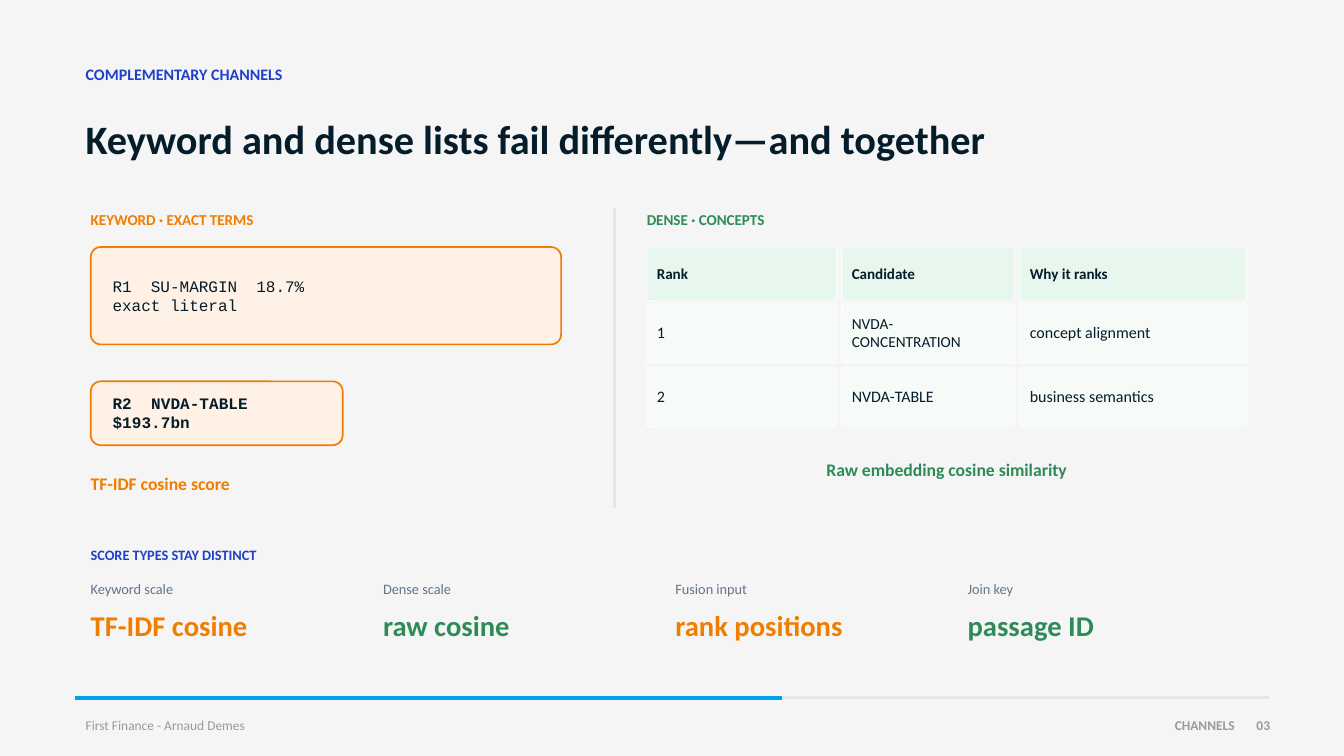
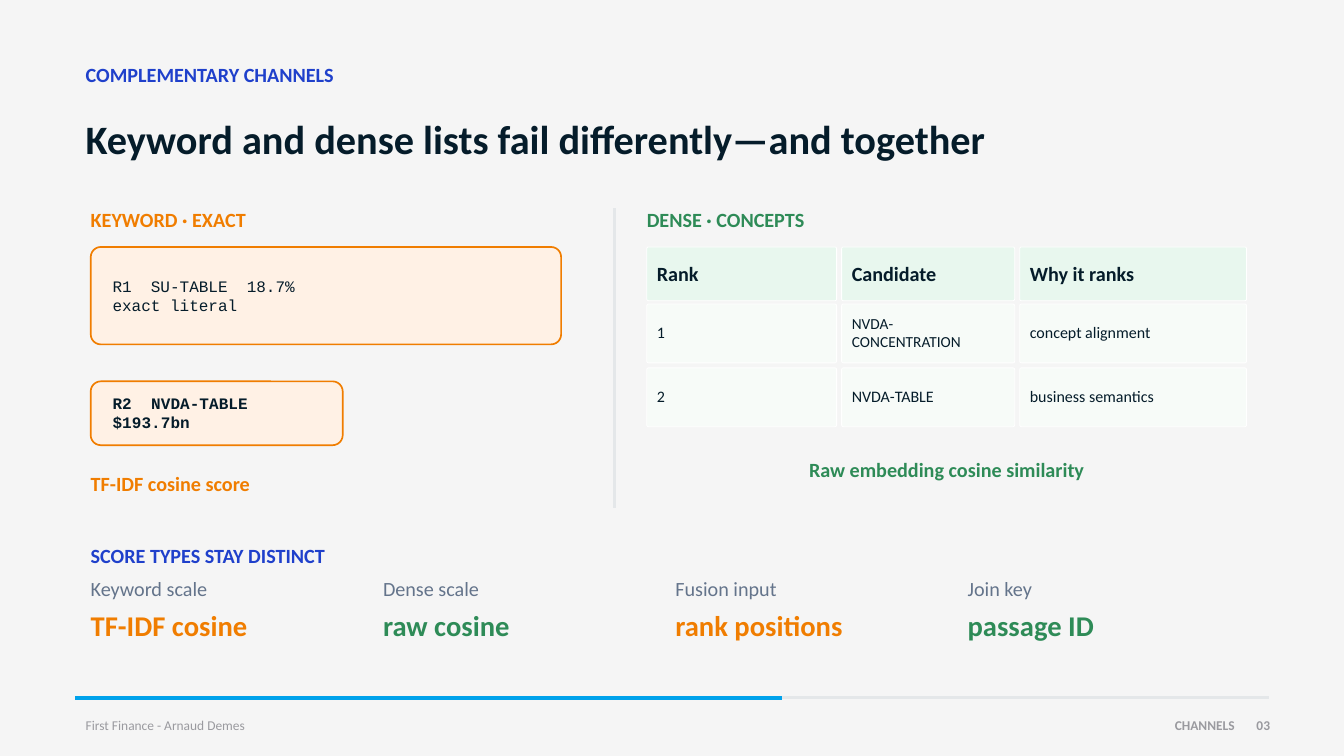
Before and after one commit to Nonocho/finai-academy, a slide deck: slide 3 of decks/06-hybrid-retrieval.pptx. Drawn at 1344x756 pixels with LibreOffice and Linux fonts; fonts in the diff are those of the drawing. Boxes give left, top, right and bottom in pixels: in the first picture for what was removed or moved away, otherwise in the second. Text is boxed around its words. In the diff, an @@ line names an element or a change of style, - is before the commit and + after.

```diff
--- a/decks/06-hybrid-retrieval.pptx
+++ b/decks/06-hybrid-retrieval.pptx
@@ text "COMPLEMENTARY CHANNELS" at (x1=86, y1=69, x2=334, y2=82): size 14.2 to 18 pt @@
@@ text at (x1=91, y1=213, x2=246, y2=227): text changed; size 13.5 to 18 pt @@
-KEYWORD · EXACT TERMS
+KEYWORD · EXACT
@@ size 13.5 to 18 pt in 4 elements at (x1=647, y1=214, x2=804, y2=227), (x1=657, y1=267, x2=699, y2=281), (x1=852, y1=267, x2=937, y2=281), (x1=1030, y1=267, x2=1134, y2=284) @@
@@ text at (x1=113, y1=281, x2=295, y2=292): text changed @@
-R1 SU-MARGIN 18.7%
+R1 SU-TABLE 18.7%
@@ text "TF-IDF cosine score" at (x1=91, y1=477, x2=250, y2=491): size 15.8 to 18 pt @@
@@ text "Raw embedding cosine similarity" at (x1=809, y1=463, x2=1084, y2=481): size 15.8 to 18 pt @@
@@ size 12.8 to 18 pt in 5 elements at (x1=91, y1=549, x2=325, y2=563), (x1=91, y1=582, x2=208, y2=599), (x1=383, y1=582, x2=479, y2=596), (x1=675, y1=582, x2=776, y2=599), (x1=968, y1=582, x2=1032, y2=599) @@
```
Also in this commit, not shown: 5 other slides changed.
